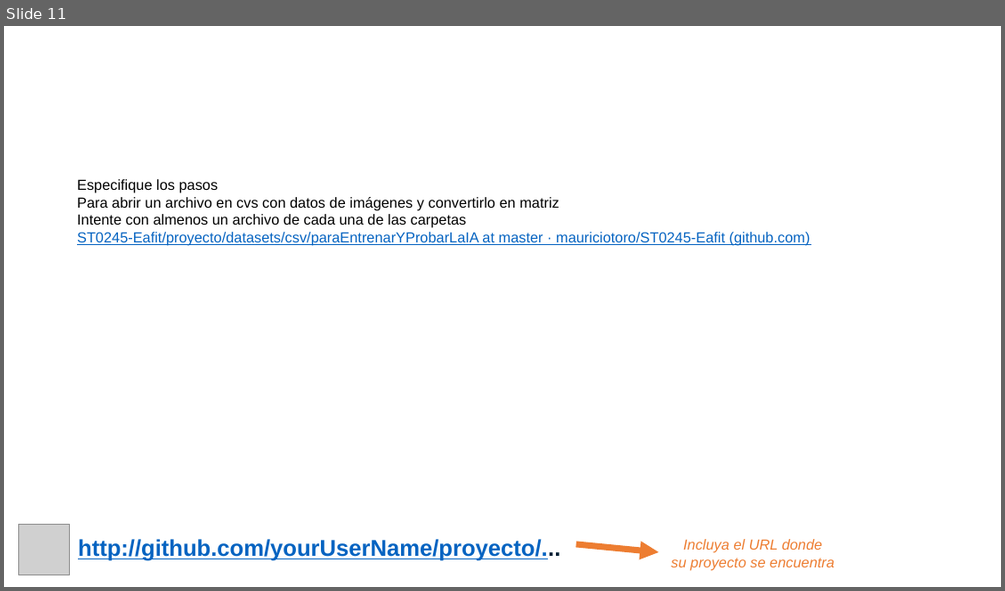
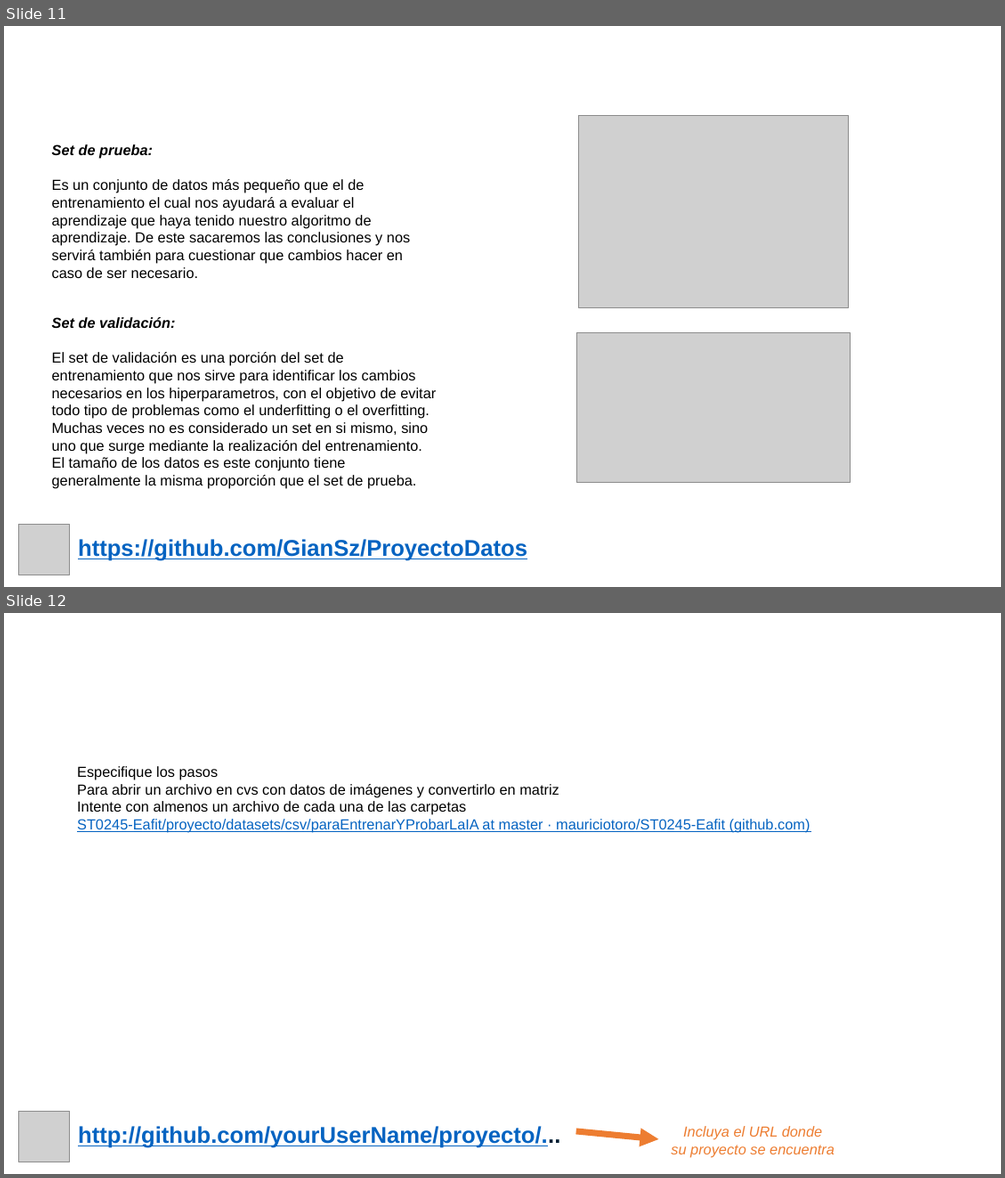
Before and after one commit to GianSz/ProyectoDatos, a slide deck: Presentacion/Presentación Proyecto.pptx. Shown one above the other, each under a label of ours: slide 11 before the commit, slides 11 and 12 after it. The pictures are 1005x591 and 1005x1178 pixels, drawn with LibreOffice and Linux fonts; fonts in the diff are those of the drawing; grey boxes stand for pictures; background and template pictures are left out. Boxes give left, top, right and bottom in pixels: in the first picture for what was removed or moved away, otherwise in the second. Text is boxed around its words. In the diff, an @@ line names an element or a change of style, - is before the commit and + after.

Commit message:
19/11/2021 5:39 p.m
Actualización del documento powerPoint. Tema de conjuntos agregado.

Gian Paul Sánchez.

```diff
--- a/Presentacion/Presentación Proyecto.pptx
+++ b/Presentacion/Presentación Proyecto.pptx
@@ slide 11 added at [4, 26, 1001, 587], background picture (left out) @@
@@ picture added at [579, 116, 849, 308] @@
@@ text added at [52, 144, 410, 278], 14 pt, text #000000 @@
+Set de prueba:
+Es un conjunto de datos más pequeño que el de entrenamiento el cual nos ayudará a evaluar el aprendizaje que haya tenido nuestro algoritmo de aprendizaje. De este sacaremos las conclusiones y nos servirá también para cuestionar que cambios hacer en caso de ser necesario.
@@ text added at [52, 317, 436, 488], 14 pt, text #000000 @@
+Set de validación:
+El set de validación es una porción del set de entrenamiento que nos sirve para identificar los cambios necesarios en los hiperparametros, con el objetivo de evitar todo tipo de problemas como el underfitting o el overfitting. Muchas veces no es considerado un set en si mismo, sino uno que surge mediante la realización del entrenamiento. El tamaño de los datos es este conjunto tiene generalmente la misma proporción que el set de prueba.
@@ picture added at [576, 333, 850, 483] @@
@@ picture added at [19, 524, 70, 575] @@
@@ text added at [78, 539, 527, 561], 22 pt, text #0563C1, bold, underline @@
+https://github.com/GianSz/ProyectoDatos
@@ what was slide 11 is now slide 12 @@
```
Also in this commit, not shown: 1 other slide added, 1 slide removed.
